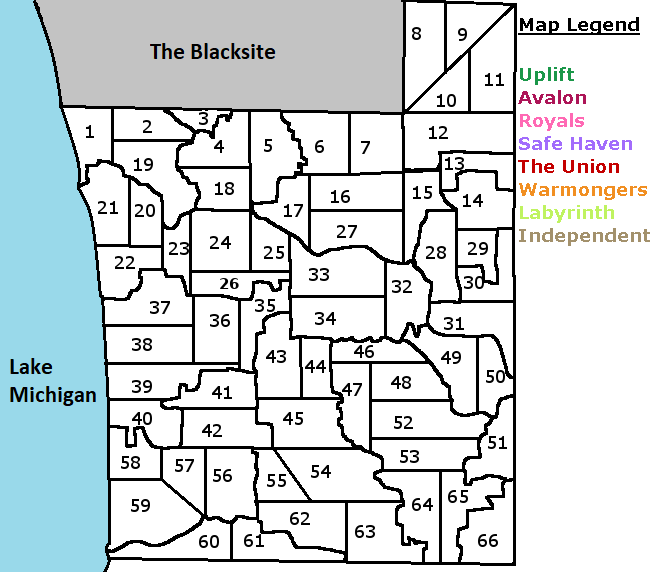
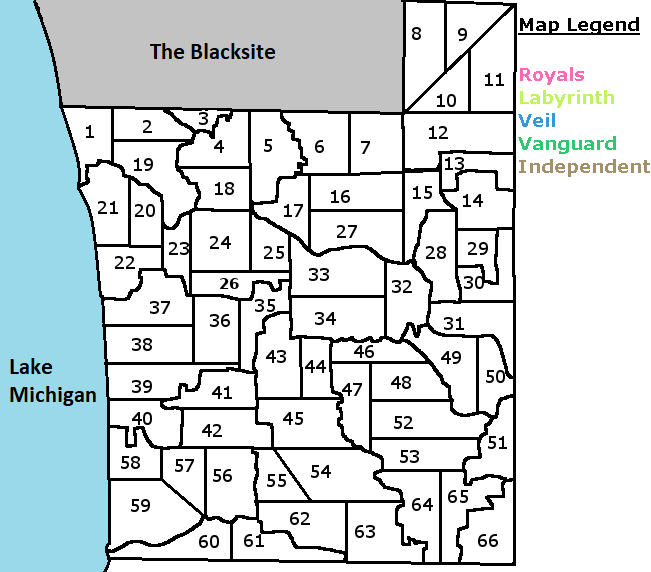
Before/after of a 651×572 layered artwork. What changed in the layer stack:
painted on "Map Legend ..." over 518, 67, 650, 246
